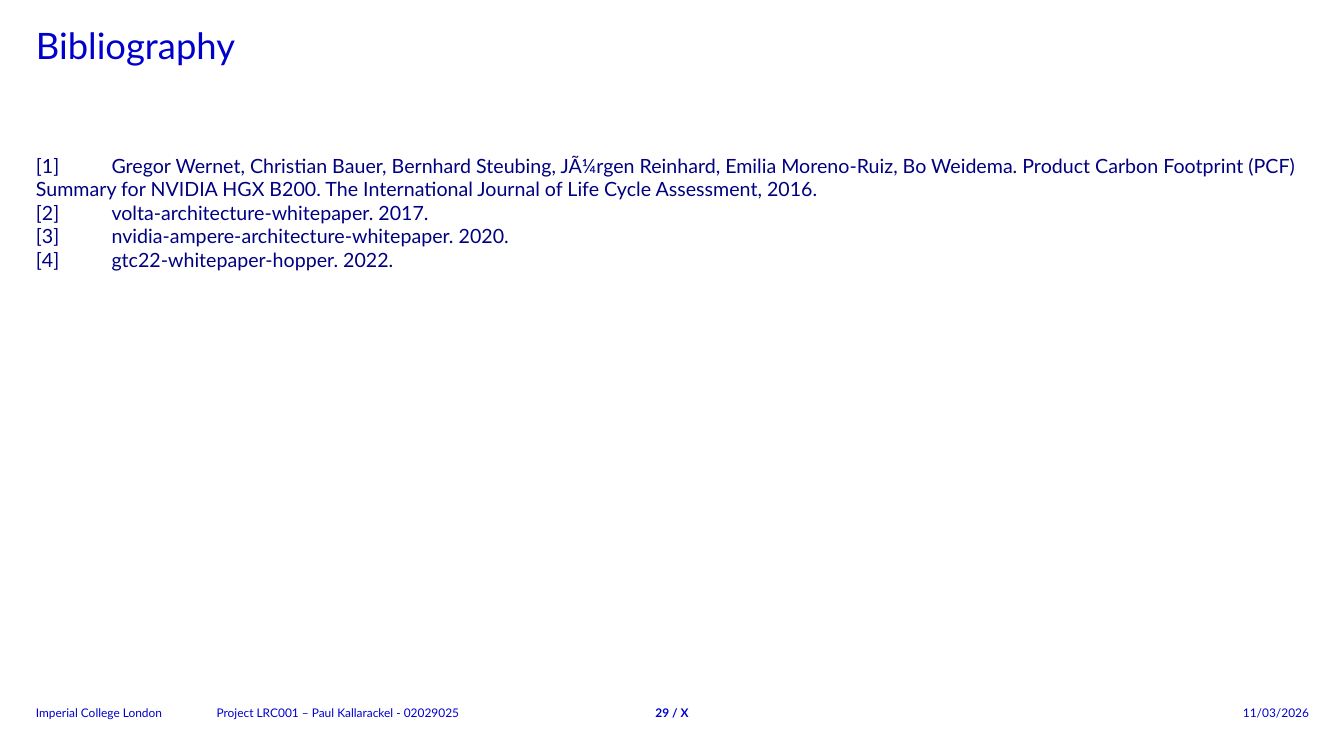
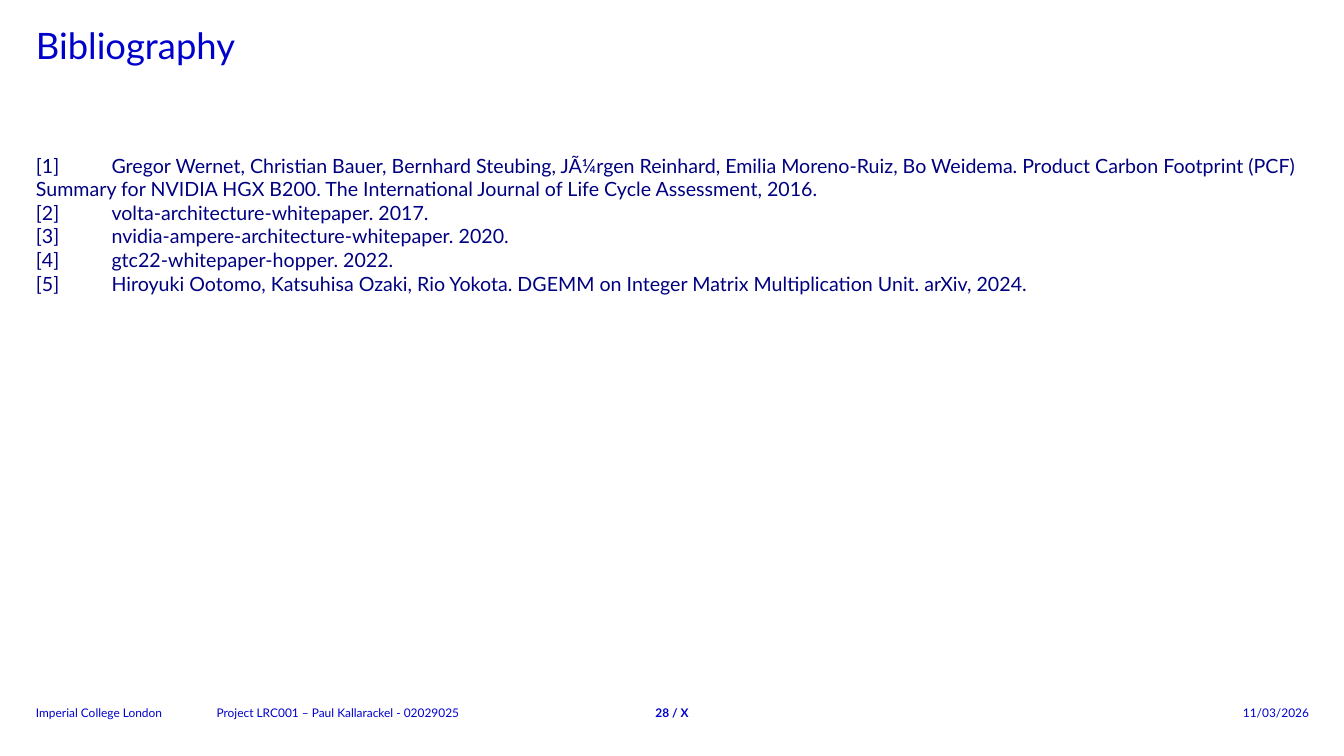
Before and after one commit to krackalackel02/FYP-Interim, a slide deck: slide 28 of Interim.pptm (slide 29 before the commit). Drawn at 1344x756 pixels with LibreOffice and Linux fonts; fonts in the diff are those of the drawing. Boxes give left, top, right and bottom in pixels: in the first picture for what was removed or moved away, otherwise in the second. Text is boxed around its words. In the diff, an @@ line names an element or a change of style, - is before the commit and + after.

```diff
--- a/Interim.pptm
+++ b/Interim.pptm
@@ text at bbox=[36, 276, 1027, 295]: paragraph added @@
+[5] Hiroyuki Ootomo, Katsuhisa Ozaki, Rio Yokota. DGEMM on Integer Matrix Multiplication Unit. arXiv, 2024.
@@ page number at bbox=[655, 708, 689, 717]: text changed @@
-29 / X
+28 / X
```
Also in this commit, not shown: 3 other slides changed, 1 slide removed, 4 other files.
